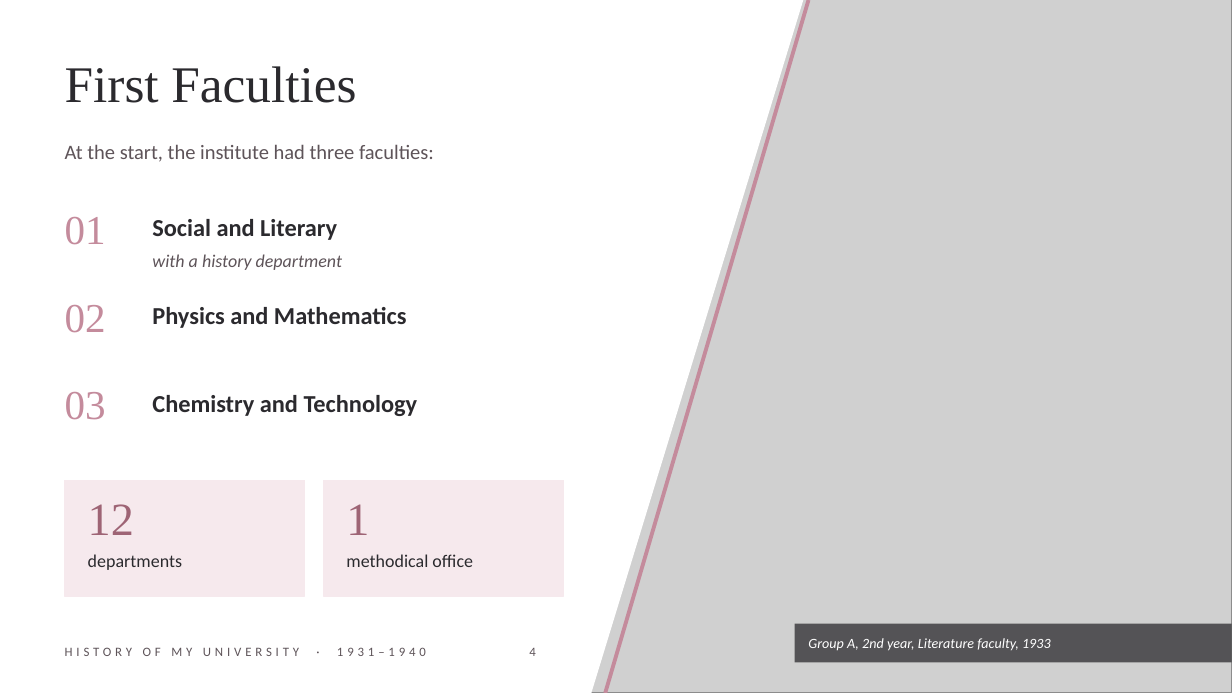
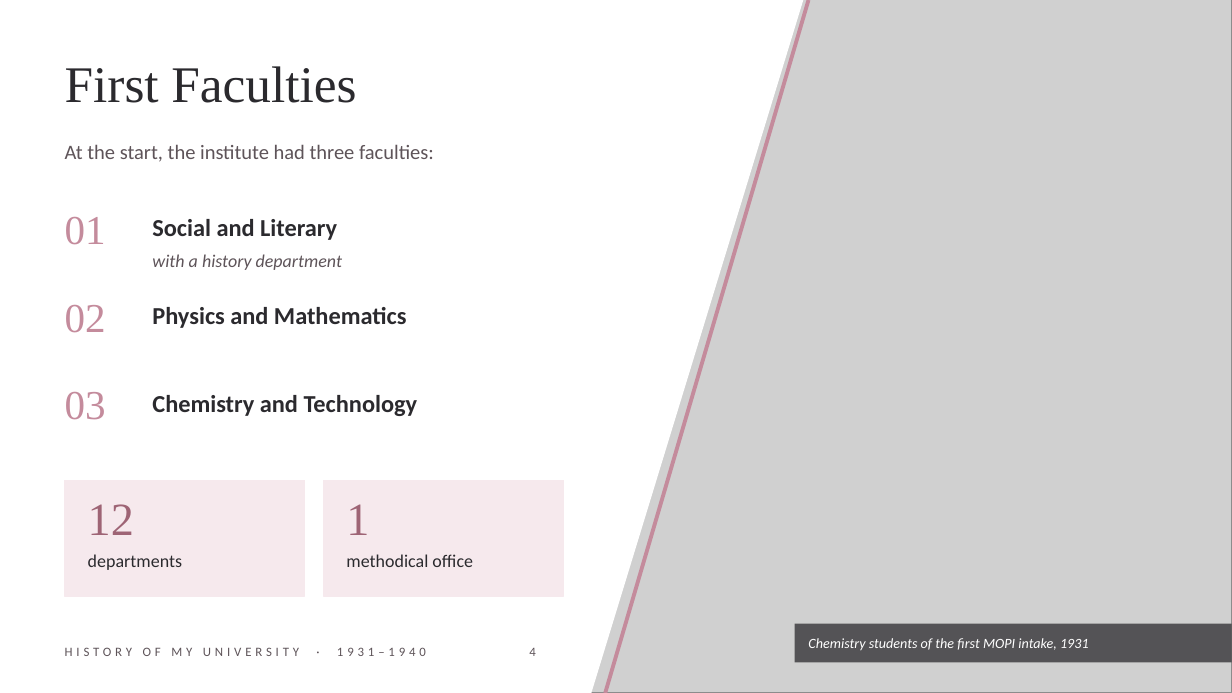
Before and after one commit to gtssummer/paintbot, a slide deck: slide 4 of presentation/MOPI_History_1931-1940.pptx. Drawn at 1232x693 pixels with LibreOffice and Linux fonts; fonts in the diff are those of the drawing; grey boxes stand for pictures. Boxes give left, top, right and bottom in pixels: in the first picture for what was removed or moved away, otherwise in the second. Text is boxed around its words. In the diff, an @@ line names an element or a change of style, - is before the commit and + after.

```diff
--- a/presentation/MOPI_History_1931-1940.pptx
+++ b/presentation/MOPI_History_1931-1940.pptx
@@ text at (808, 638, 1089, 650): text changed @@
-Group A, 2nd year, Literature faculty, 1933
+Chemistry students of the first MOPI intake, 1931
```
Also in this commit, not shown: 2 other slides changed, 6 other files.
